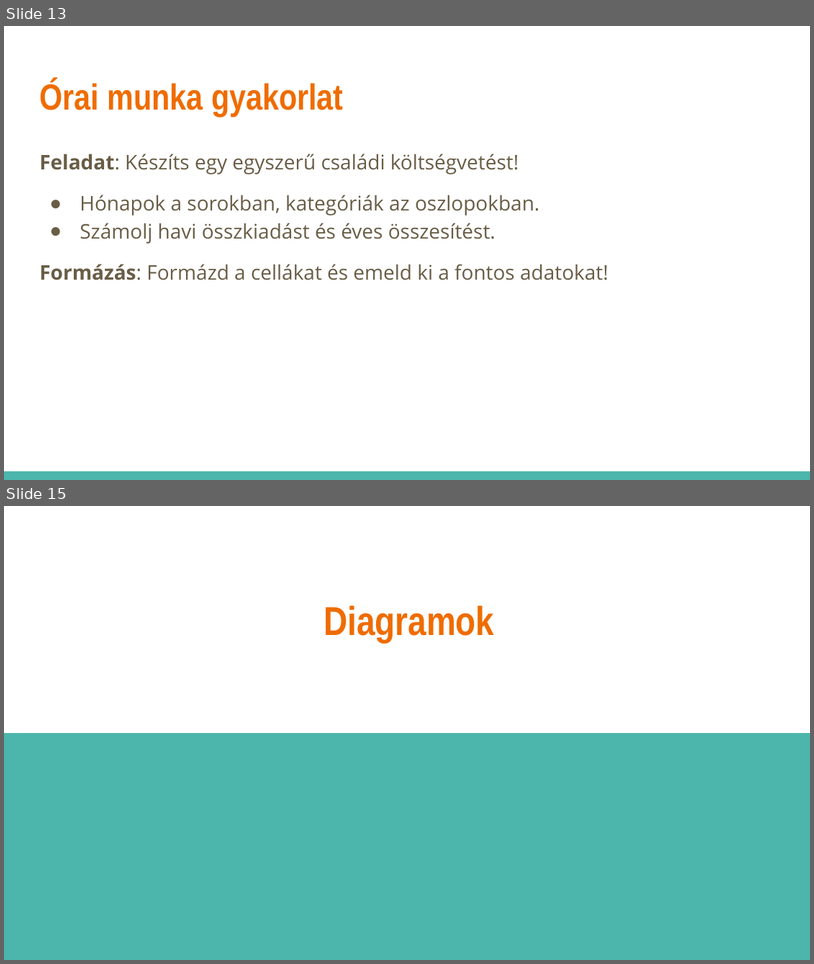
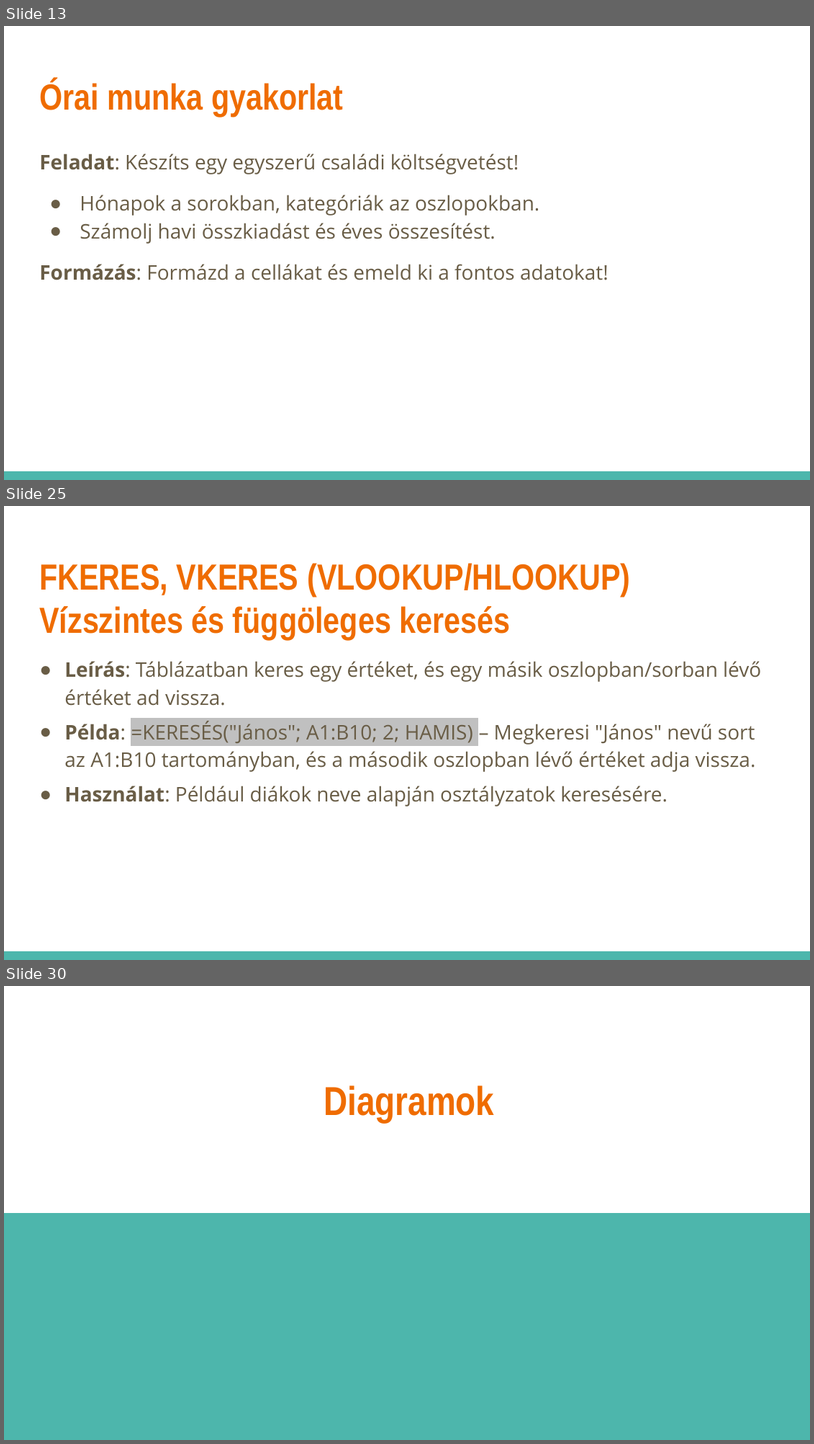
Before and after one commit to pisti72/infoka, a slide deck: excel/Táblázatkezelés.pptx. Shown one above the other, each under a label of ours: slides 13 and 15 before the commit, slides 13, 25 and 30 after it; the slides between them are not shown. The pictures are 814x964 and 814x1444 pixels, drawn with LibreOffice and Linux fonts; fonts in the diff are those of the drawing. Boxes give left, top, right and bottom in pixels: in the first picture for what was removed or moved away, otherwise in the second. Text is boxed around its words. In the diff, an @@ line names an element or a change of style, - is before the commit and + after.

```diff
--- a/excel/Táblázatkezelés.pptx
+++ b/excel/Táblázatkezelés.pptx
@@ slide 25 added at (x1=4, y1=506, x2=810, y2=960), background #FFFFFF; not listed: 1 template element that a slide beside it also shows @@
@@ title added at (x1=39, y1=563, x2=630, y2=640), 32.4 pt, text #EF6C00, bold @@
+FKERES, VKERES (VLOOKUP/HLOOKUP) Vízszintes és függöleges keresés
@@ text added at (x1=64, y1=661, x2=761, y2=806), 18 pt, text #695D46 @@
+● Leírás: Táblázatban keres egy értéket, és egy másik oszlopban/sorban lévő értéket ad vissza.
+● Példa: =KERESÉS("János"; A1:B10; 2; HAMIS) – Megkeresi "János" nevű sort az A1:B10 tartományban, és a második oszlopban lévő értéket adja vissza.
+● Használat: Például diákok neve alapján osztályzatok keresésére.
@@ what was slide 15 is now slide 30 @@
```
Also in this commit, not shown: 5 slides changed, 14 other slides added.
